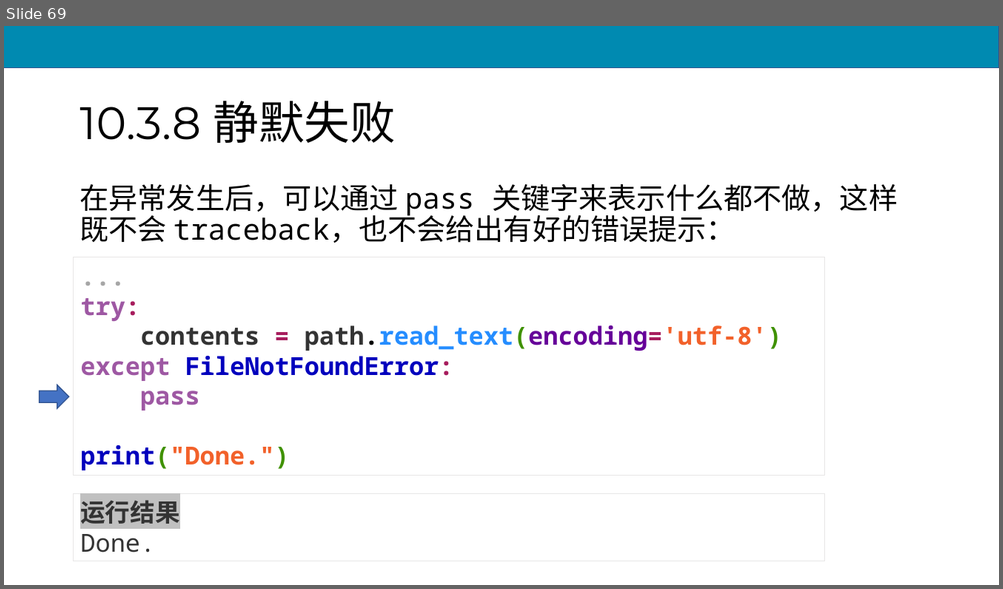
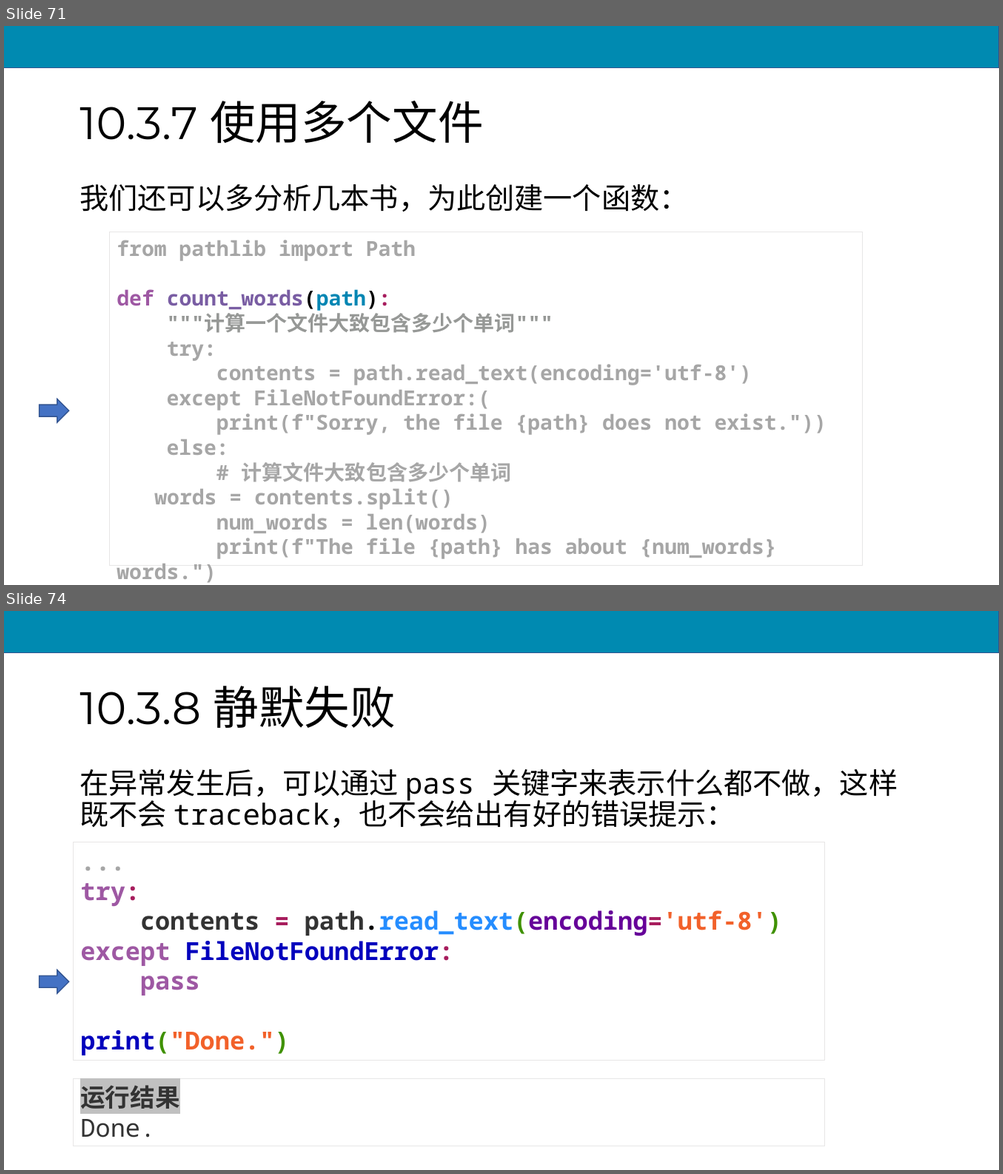
Before and after one commit to scruel/pcc_3e_slides, a slide deck: PPT/python10.pptx. Shown one above the other, each under a label of ours: slide 69 before the commit, slides 71 and 74 after it; the slides between them are not shown. The pictures are 1003x589 and 1003x1174 pixels, drawn with LibreOffice and Linux fonts; fonts in the diff are those of the drawing. Boxes give left, top, right and bottom in pixels: in the first picture for what was removed or moved away, otherwise in the second. Text is boxed around its words. In the diff, an @@ line names an element or a change of style, - is before the commit and + after.

```diff
--- a/PPT/python10.pptx
+++ b/PPT/python10.pptx
@@ slide 71 added at <box>4,26,999,585</box>, background #FFFFFF; not listed: 1 template element that a slide beside it also shows @@
@@ title added at <box>79,101,484,144</box>, 44 pt, text #000000 @@
+10.3.7 使用多个文件
@@ text added at <box>79,184,688,212</box>, 28 pt, text #000000 @@
+我们还可以多分析几本书，为此创建一个函数：
@@ rectangle added at <box>109,232,862,566</box>, outline #E7E6E6 0.75 pt, 20 pt, text #A6A6A6, bold @@
+from pathlib import Path
+def count_words(path):
+"""计算一个文件大致包含多少个单词"""
+try:
+contents = path.read_text(encoding='utf-8')
+except FileNotFoundError:(
+print(f"Sorry, the file {path} does not exist."))
+else:
+# 计算文件大致包含多少个单词
+words = contents.split()
+num_words = len(words)
+print(f"The file {path} has about {num_words} words.")
@@ right arrow added at <box>39,399,69,423</box>, fill #4472C4, outline #325491 1 pt @@
@@ what was slide 69 is now slide 74 @@
```
Also in this commit, not shown: 6 slides changed, 4 other slides added, 5 other files.
